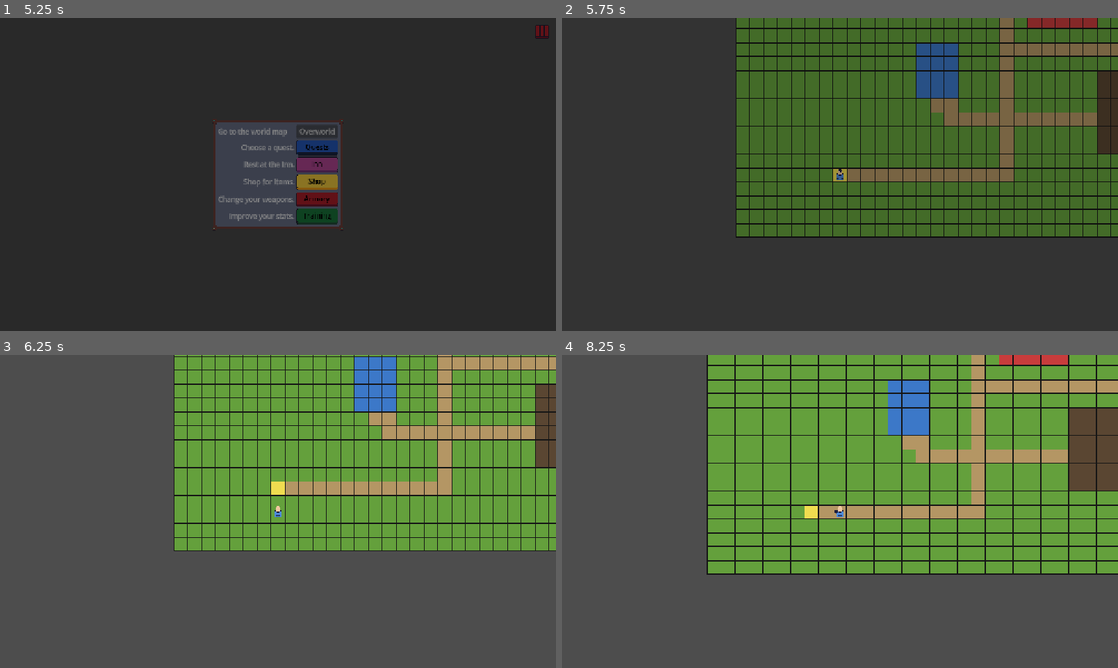
Above: before the commit, frames 1-4 (two rows, left to right).
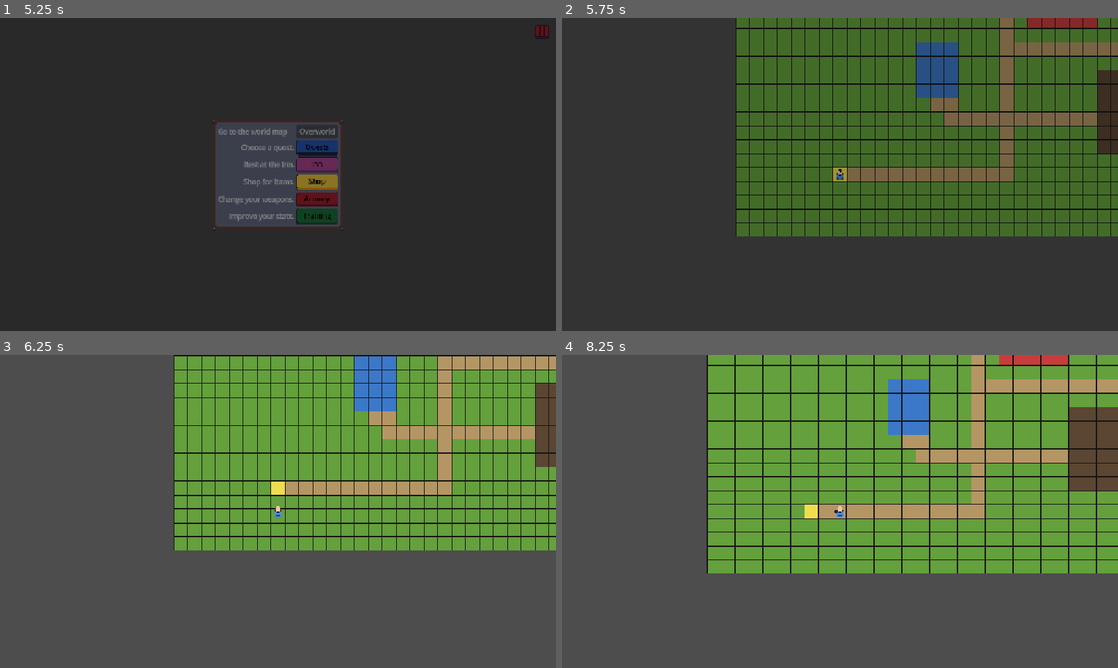
Above: after the commit, the same moments.

Repository: navtges3/PixelValley
Game: Godot game, scene res://scenes/ui/screens/main_menu_screen.tscn
The game is run twice, just before and just after one commit, with the same random seed, the same clock (stepped at 60 frames per second) and the same inputs.
Inputs (mouse positions are in pixels of both pictures, inside the frame that each line leads up to):
- Up to frame 1 (5.25 s): click "New Game" at 0.5 s; click (305, 215) at 1.27 s; type "Alex" at 1.35 s; click (216, 146) at 2.02 s; click "Create Hero" at 2.75 s; click "Empty Slot" at 3.5 s; hold Right (ui_right) 4.28-5 s; click "Overworld" at 5 s
- Up to frame 2 (5.75 s): no input
- Up to frame 3 (6.25 s): hold Down (ui_down) from 5.78 s (still down)
- Up to frame 4 (8.25 s): release Down (ui_down) at 6.53 s; hold Right (ui_right) 6.53-7.28 s; hold Up (ui_up) 7.28-8.03 s; hold Left (ui_left) from 8.03 s (still down)

Frame 1 is identical in both runs. In frame 2, 3.2% of the frame differs, in the area x 31-100%, y 7-71%; in frame 3, 3.2%; in frame 4, 3.5%, in the area x 26-100%, y 7-71%.

Commit message:
feat: Implement zone unlocking and messaging system
- Added `unlocked_zones` array to `game_state.gd` to track unlocked zones.
- Introduced functions for unlocking zones and checking their state.
- Updated `save_manager.gd` to save and load zone state.
- Created `ZoneMessageLabel` for displaying messages when entering zones.
- Implemented `TriggerZone` class to manage zone interactions and locking.
- Modified `overworld.gd` to handle zone entry events and display messages.
- Added trigger zones in `overworld.tscn` for village, forest, war camp, and cave.
- Created `trigger_zone.tscn` for defining trigger zones with appropriate properties.

Diff:
--- a/autoload/game_state.gd
+++ b/autoload/game_state.gd
@@ -7,6 +7,7 @@
 var village: Village = null
 var current_quest: Quest = null
 var quest_manager: QuestManager = null
+var unlocked_zones: Array = []
 
 # ---------------------------------------------------------
 # GAME START FLOW
@@ -15,6 +16,7 @@
 	village = DEFAULT_VILLAGE.duplicate()
 	quest_manager = QuestManager.new()
 	quest_manager.new_game()
+	reset_zone_state()
 	SaveManager.new_save(slot)
 	print("GameState: New game started in slot %d" % slot)
 
@@ -23,3 +25,14 @@
 	village = null
 	current_quest = null
 	quest_manager = null
+
+func unlock_zone(zone_id: String) -> void:
+	if zone_id not in unlocked_zones:
+		unlocked_zones.append(zone_id)
+		SaveManager.save_game()
+
+func is_zone_unlocked(zone_id: String) -> bool:
+	return zone_id in unlocked_zones
+
+func reset_zone_state() -> void:
+	unlocked_zones.clear()
--- a/autoload/save_manager.gd
+++ b/autoload/save_manager.gd
@@ -37,6 +37,10 @@
 
 	_save_json(save_slot, "quests.json", {
 		"data": _get_quests_data(GameState.quest_manager)
+	})
+
+	_save_json(save_slot, "zone_state.json", {
+		"data": _get_zone_state_data()
 	})
 
 	_save_json(save_slot, "meta.json", {
@@ -60,6 +64,9 @@
 
 	var quest_json := _load_json(slot, "quests.json")
 	GameState.quest_manager = _load_quests(quest_json.get("data", {}))
+
+	var zone_json := _load_json(slot, "zone_state.json")
+	_load_zone_state(zone_json.get("data", {}))
 
 	print("SaveManager: Loaded game from slot %d" % slot)
 
@@ -236,6 +243,20 @@
 			inv.potions.append(ItemStack.new(item, count))
 
 	return inv
+
+# ---------------------------------------------------------
+# ZONE STATE
+# ---------------------------------------------------------
+func _get_zone_state_data() -> Dictionary:
+	return {
+		"unlocked_zones": GameState.unlocked_zones.duplicate()
+	}
+
+func _load_zone_state(data: Dictionary) -> void:
+	GameState.reset_zone_state()
+	var zones = data.get("unlocked_zones", [])
+	for z in zones:
+		GameState.unlocked_zones.append(z)
 
 # ---------------------------------------------------------
 # VILLAGE
--- a/scenes/world/overworld.tscn
+++ b/scenes/world/overworld.tscn
@@ -3,6 +3,8 @@
 [ext_resource type="Script" uid="uid://bjib22xupqply" path="res://scripts/world/overworld.gd" id="1_373mm"]
 [ext_resource type="Texture2D" uid="uid://bs76crftspga2" path="res://assets/overworld/overworld_tileset_placeholder.png" id="1_pwl2g"]
 [ext_resource type="PackedScene" uid="uid://cv120tmswg7xm" path="res://scenes/world/player.tscn" id="2_het3u"]
+[ext_resource type="PackedScene" uid="uid://be34gw2t63gdo" path="res://scenes/world/zone_message_label.tscn" id="4_fxtkv"]
+[ext_resource type="Script" uid="uid://c5sed60hjy0rk" path="res://scripts/world/trigger_zone.gd" id="5_h0wcu"]
 
 [sub_resource type="TileSetAtlasSource" id="TileSetAtlasSource_pwl2g"]
 resource_name = "placeholder"
@@ -35,6 +37,9 @@
 custom_data_layer_1/type = 4
 sources/1 = SubResource("TileSetAtlasSource_pwl2g")
 
+[sub_resource type="CircleShape2D" id="CircleShape2D_h0wcu"]
+radius = 16.0
+
 [node name="Overworld" type="Node2D" unique_id=962620458]
 script = ExtResource("1_373mm")
 
@@ -42,13 +47,13 @@
 tile_map_data = PackedByteArray("AAAAAAAAAQAAAAAAAAAAAAEAAQAAAAAAAAAAAAIAAQAAAAAAAAAAAAMAAQAAAAAAAAAAAAQAAQAAAAAAAAAAAA …(19056 unchanged characters)…
 tile_set = SubResource("TileSet_het3u")
 
-[node name="Player" parent="." unique_id=426329780 instance=ExtResource("2_het3u")]
+[node name="Player" parent="." unique_id=426329780 groups=["player"] instance=ExtResource("2_het3u")]
 position = Vector2(656, 527)
 
 [node name="Entrances" type="Node2D" parent="." unique_id=964173781]
 
 [node name="village" type="Node2D" parent="Entrances" unique_id=429005142]
-position = Vector2(240, 687)
+position = Vector2(240, 688)
 
 [node name="cave" type="Node2D" parent="Entrances" unique_id=2038074304]
 position = Vector2(1264, 688)
@@ -57,4 +62,50 @@
 position = Vector2(240, 144)
 
 [node name="war_camp" type="Node2D" parent="Entrances" unique_id=1547669404]
-position = Vector2(1264, 145)
+position = Vector2(1264, 144)
+
+[node name="ZoneMessageLabel" parent="." unique_id=1327906442 instance=ExtResource("4_fxtkv")]
+
+[node name="TriggerZones" type="Node2D" parent="." unique_id=1819620231]
+
+[node name="VillageTriggerZone" type="Area2D" parent="TriggerZones" unique_id=1114760361 groups=["trigger_zone"]]
+position = Vector2(240, 688)
+script = ExtResource("5_h0wcu")
+entrance_id = "village"
+metadata/_custom_type_script = "uid://c5sed60hjy0rk"
+
+[node name="CollisionShape2D" type="CollisionShape2D" parent="TriggerZones/VillageTriggerZone" unique_id=1719229153]
+shape = SubResource("CircleShape2D_h0wcu")
+
+[node name="ForestTriggerZone" type="Area2D" parent="TriggerZones" unique_id=1917125163 groups=["trigger_zone"]]
+position = Vector2(240, 144)
+script = ExtResource("5_h0wcu")
+locked = true
+entrance_id = "forest"
+locked_message = "The forest is blocked."
+metadata/_custom_type_script = "uid://c5sed60hjy0rk"
+
+[node name="CollisionShape2D" type="CollisionShape2D" parent="TriggerZones/ForestTriggerZone" unique_id=1840918726]
+shape = SubResource("CircleShape2D_h0wcu")
+
+[node name="WarCampTriggerZone" type="Area2D" parent="TriggerZones" unique_id=964257522 groups=["trigger_zone"]]
+position = Vector2(1264, 144)
+script = ExtResource("5_h0wcu")
+locked = true
+entrance_id = "war_camp"
+locked_message = "The war camp is blocked."
+metadata/_custom_type_script = "uid://c5sed60hjy0rk"
+
+[node name="CollisionShape2D" type="CollisionShape2D" parent="TriggerZones/WarCampTriggerZone" unique_id=596380109]
+shape = SubResource("CircleShape2D_h0wcu")
+
+[node name="CaveTriggerZone" type="Area2D" parent="TriggerZones" unique_id=1938208711 groups=["trigger_zone"]]
+position = Vector2(1264, 688)
+script = ExtResource("5_h0wcu")
+locked = true
+entrance_id = "cave"
+locked_message = "The cave is blocked."
+metadata/_custom_type_script = "uid://c5sed60hjy0rk"
+
+[node name="CollisionShape2D" type="CollisionShape2D" parent="TriggerZones/CaveTriggerZone" unique_id=155573026]
+shape = SubResource("CircleShape2D_h0wcu")
--- /dev/null
+++ b/scenes/world/trigger_zone.tscn
@@ -0,0 +1,8 @@
+[gd_scene format=3 uid="uid://b0tdph7ofmv7r"]
+
+[ext_resource type="Script" uid="uid://c5sed60hjy0rk" path="res://scripts/world/trigger_zone.gd" id="1_1420r"]
+
+[node name="TriggerZone" type="Area2D" unique_id=528423832 groups=["player"]]
+script = ExtResource("1_1420r")
+
+[connection signal="body_entered" from="." to="." method="_on_body_entered"]
--- /dev/null
+++ b/scenes/world/zone_message_label.tscn
@@ -0,0 +1,6 @@
+[gd_scene format=3 uid="uid://be34gw2t63gdo"]
+
+[ext_resource type="Script" uid="uid://c1usqtgk7qm4u" path="res://scripts/world/zone_message_label.gd" id="1_e1wwf"]
+
+[node name="ZoneMessageLabel" type="Label" unique_id=1327906442]
+script = ExtResource("1_e1wwf")
--- a/scripts/world/overworld.gd
+++ b/scripts/world/overworld.gd
@@ -1,4 +1,15 @@
 extends Node2D
+
+@onready var player: CharacterBody2D = $Player
+@onready var zone_message_label: ZoneMessageLabel = $ZoneMessageLabel
+
+func _ready() -> void:
+	for zone in get_tree().get_nodes_in_group("trigger_zone"):
+		zone = zone as TriggerZone
+		if zone == null:
+			continue
+		zone.zone_entered.connect(_on_zone_entered)
+		zone.zone_locked.connect(_on_zone_locked.bind(zone))
 
 func place_player_at_entrance(entrance_id: String) -> void:
 	var entrance = get_node_or_null("Entrances/" + entrance_id)
@@ -6,3 +17,9 @@
 		$Player.place_at_entrance(entrance)
 	else:
 		push_warning("Entrance not found: ", entrance_id)
+
+func _on_zone_entered(zone: TriggerZone) -> void:
+	player.on_zone_entered(zone)
+
+func _on_zone_locked(message: String, zone: TriggerZone) -> void:
+	zone_message_label.show_message(message, zone.global_position)
--- a/scripts/world/player.gd
+++ b/scripts/world/player.gd
@@ -6,6 +6,8 @@
 
 var _last_location_id: String = ""
 var last_direction := Vector2.DOWN
+
+var _zone_cooldown := false
 
 func _physics_process(_delta: float) -> void:
 	var input := Vector2(
@@ -39,13 +41,21 @@
 		if loc != _last_location_id:
 			_last_location_id = loc
 			var danger: bool = tile_data.get_custom_data("danger")
-			match loc:
-				"village":
-					ScreenManager.go_to_screen(ScreenManager.ScreenName.VILLAGE, loc)
-				"cave", "forest", "war_camp":
-					print("location: ", loc)
+			print("location: ", loc)
 			if danger:
 				print("danger zone!")
 
+func on_zone_entered(zone: TriggerZone) -> void:
+	if _zone_cooldown:
+		return
+	_zone_cooldown = true
+	await get_tree().process_frame
+	match zone.entrance_id:
+		"village":
+			ScreenManager.go_to_screen(ScreenManager.ScreenName.VILLAGE, zone.entrance_id)
+		_:
+			ScreenManager.go_to_screen(zone.screen_target, zone.entrance_id)
+	_zone_cooldown = false
+
 func place_at_entrance(entrance_node: Node2D) -> void:
 	global_position = entrance_node.global_position
--- /dev/null
+++ b/scripts/world/trigger_zone.gd
@@ -0,0 +1,28 @@
+extends Area2D
+class_name TriggerZone
+
+@export var locked: bool = false
+@export var entrance_id: String = ""
+@export var locked_message: String = "The path is blocked."
+@export var screen_target: ScreenManager.ScreenName = ScreenManager.ScreenName.VILLAGE
+
+signal zone_entered(zone: TriggerZone)
+signal zone_locked(message: String)
+
+func _ready() -> void:
+	body_entered.connect(_on_body_entered)
+	if locked and GameState.is_zone_unlocked(entrance_id):
+		locked = false
+
+func _on_body_entered(body: Node2D) -> void:
+	if not body.is_in_group("player"):
+		return
+	if locked:
+		emit_signal("zone_locked", locked_message)
+	else:
+		emit_signal("zone_entered", self)
+
+func unlock() -> void:
+	if locked:
+		locked = false
+		GameState.unlock_zone(entrance_id)
--- /dev/null
+++ b/scripts/world/zone_message_label.gd
@@ -0,0 +1,33 @@
+extends Label
+class_name ZoneMessageLabel
+
+const DISPLAY_TIME := 2.0
+const FADE_TIME    := 0.4
+const FLOAT_DIST   := 24.0
+
+var _tween: Tween
+
+func _ready() -> void:
+	hide()
+	z_index = 10
+	horizontal_alignment = HORIZONTAL_ALIGNMENT_CENTER
+	add_theme_color_override("font_color", Color(1, 0.9, 0.3))
+	add_theme_color_override("font_shadow_color", Color(0, 0, 0, 0.8))
+	add_theme_constant_override("shadow_offset_x", 1)
+	add_theme_constant_override("shadow_offset_y", 1)
+	add_theme_font_size_override("font_size", 16)
+
+func show_message(msg: String, world_position: Vector2) -> void:
+	if _tween:
+		_tween.kill()
+	text = msg
+	global_position = world_position + Vector2(-60, -40)
+	modulate.a = 1.0
+	show()
+
+	_tween = create_tween()
+	_tween.tween_property(self, "global_position:y",
+			global_position.y - FLOAT_DIST, DISPLAY_TIME).set_ease(Tween.EASE_OUT)
+	_tween.parallel().tween_interval(DISPLAY_TIME - FADE_TIME)
+	_tween.tween_property(self, "modulate:a", 0.0, FADE_TIME)
+	_tween.tween_callback(hide)
Not shown, added: scripts/world/trigger_zone.gd.uid
Not shown, added: scripts/world/zone_message_label.gd.uid
